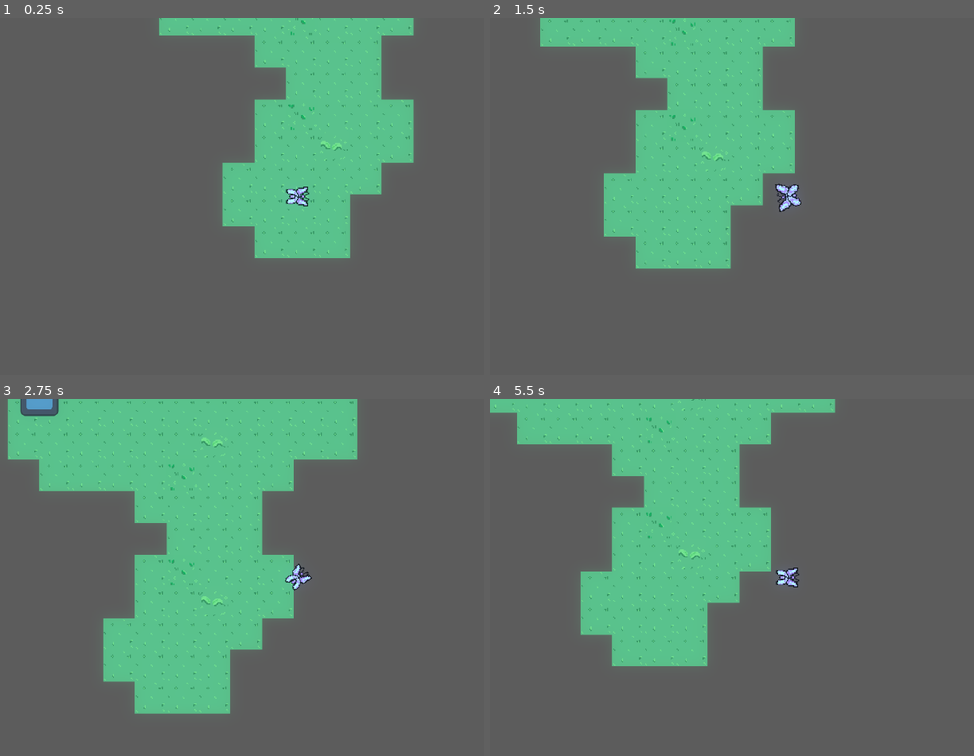
Above: before the commit, frames 1-4 (two rows, left to right).
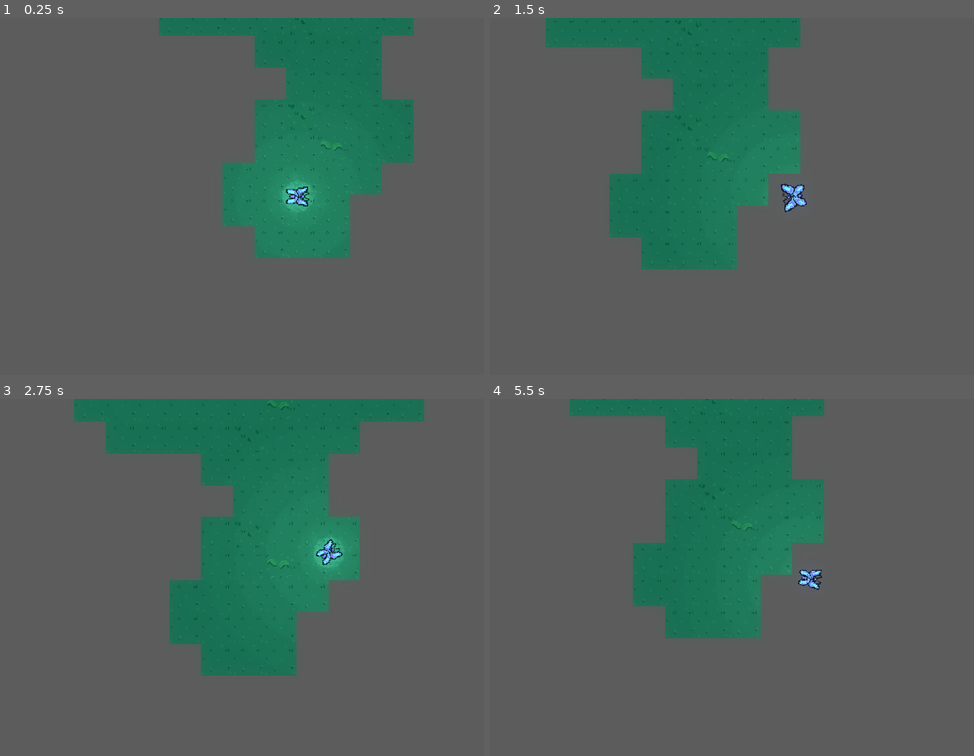
Above: after the commit, the same moments.

Repository: Zaiyai/ButterflyGame
Game: Godot game, scene res://level/world.tscn
The game is run twice, just before and just after one commit, with the same random seed, the same clock (stepped at 60 frames per second) and the same inputs. The engine's default icon, where the game draws it, is replaced by a stand-in: a white triangle on a blue panel in a dark square.
Inputs (mouse positions are in pixels of both pictures, inside the frame that each line leads up to):
- Up to frame 1 (0.25 s): no input
- Up to frame 2 (1.5 s): tap Enter at 0.5 s; move the mouse to (949, 178) at 0.52 s; hold E (interact) 0.53-1.28 s; click (949, 178) at 0.67 s; move the mouse to (678, 214) at 1.27 s; click (678, 214) at 1.35 s
- Up to frame 3 (2.75 s): move the mouse to (382, 498) at 2.02 s; hold E (interact) from 2.03 s (still down); click (382, 498) at 2.17 s
- Up to frame 4 (5.5 s): move the mouse to (775, 648) at 2.77 s; release E (interact) at 2.78 s; click (775, 648) at 2.85 s; move the mouse to (outside the picture) at 3.52 s; hold E (interact) 3.53-4.28 s; click (outside the picture) at 3.67 s; move the mouse to (615, 523) at 4.27 s; click (615, 523) at 4.35 s; move the mouse to (838, 577) at 5.02 s; hold E (interact) from 5.03 s (still down); click (838, 577) at 5.17 s

The runs differ from the first frame. In frame 1, 20% of the frame differs, in the area x 32-86%, y 0-68%; in frame 2, 22%; in frame 3, 42%, in the area x 1-88%, y 0-89%; in frame 4, 31%.

Commit message:
added dark light and added light to player butterfly

Diff:
--- a/level/world.tscn
+++ b/level/world.tscn
@@ -55,3 +55,10 @@
 
 [node name="flower_2" parent="." unique_id=1513199477 groups=["flowers"] instance=ExtResource("4_nadbi")]
 position = Vector2(750, -200)
+
+[node name="CanvasModulate" type="CanvasModulate" parent="." unique_id=1627786916]
+color = Color(0.2842246, 0.5304198, 0.56516814, 1)
+
+[node name="DirectionalLight2D" type="DirectionalLight2D" parent="." unique_id=1034241786]
+visible = false
+energy = 0.2
--- a/player/player.tscn
+++ b/player/player.tscn
@@ -1,7 +1,8 @@
-[gd_scene format=3 uid="uid://3ketpr3fmsg"]
+[gd_scene format=3 uid="uid://sv0ds6ywinwi"]
 
 [ext_resource type="Script" uid="uid://d0y47673h4yvv" path="res://player/character_body_2d.gd" id="1_ebx5c"]
 [ext_resource type="Texture2D" uid="uid://dunwphltklt6g" path="res://assets/character_sprites/butterfly_sprites.webp" id="2_rkbax"]
+[ext_resource type="Texture2D" uid="uid://cq4ek60adqarl" path="res://assets/misc/point_light_texture.png" id="3_g1dw6"]
 
 [sub_resource type="RectangleShape2D" id="RectangleShape2D_yw30f"]
 size = Vector2(37.5, 39.0625)
@@ -76,6 +77,12 @@
 [node name="Camera2D" type="Camera2D" parent="." unique_id=2144695653]
 offset = Vector2(20, 0)
 zoom = Vector2(1.8, 1.8)
+position_smoothing_enabled = true
+position_smoothing_speed = 4.0
+drag_left_margin = 0.05
+drag_top_margin = 0.08
+drag_right_margin = 0.05
+drag_bottom_margin = 0.08
 
 [node name="AnimationPlayer" type="AnimationPlayer" parent="." unique_id=2121973431]
 libraries/ = SubResource("AnimationLibrary_qjkh3")
@@ -86,3 +93,7 @@
 
 [node name="WorldEnvironment" type="WorldEnvironment" parent="." unique_id=1822333495]
 environment = SubResource("Environment_rkbax")
+
+[node name="PointLight2D" type="PointLight2D" parent="." unique_id=637038058]
+color = Color(1, 1, 1, 0.38431373)
+texture = ExtResource("3_g1dw6")
Binary file added: assets/misc/point_light_texture.png
Not shown, added: assets/misc/point_light_texture.png.import
